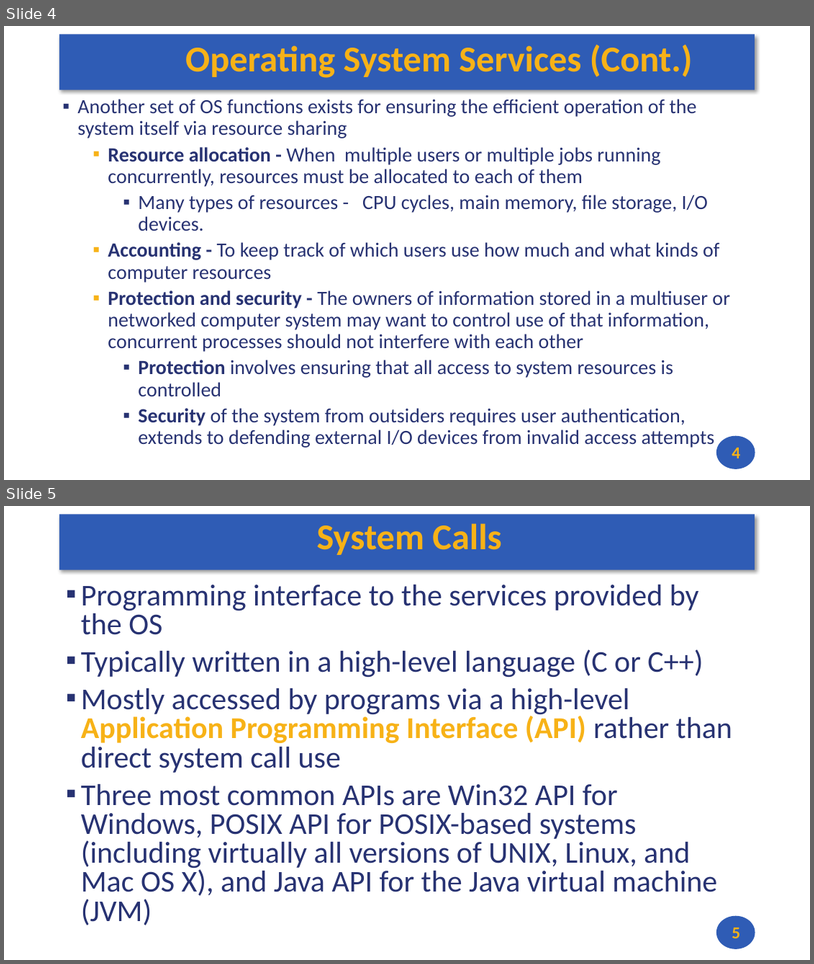
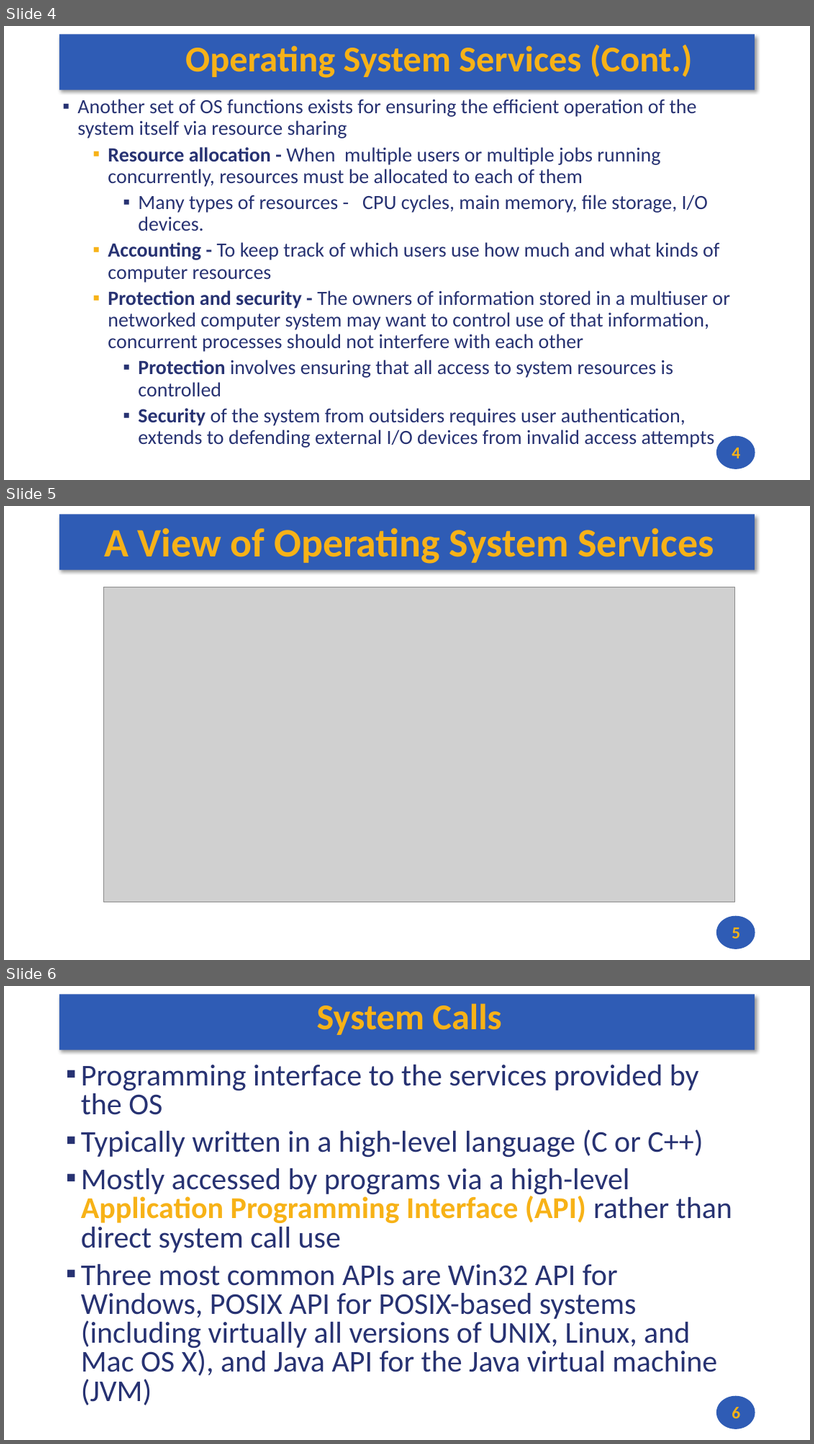
Before and after one commit to andrewt0301/hse-acos-course, a slide deck: docs/part2os/03_SystemCalls/OS_Lecture_03.pptx. Shown one above the other, each under a label of ours: slides 4 and 5 before the commit, slides 4, 5 and 6 after it. The pictures are 814x964 and 814x1444 pixels, drawn with LibreOffice and Linux fonts; fonts in the diff are those of the drawing; grey boxes stand for pictures. Boxes give left, top, right and bottom in pixels: in the first picture for what was removed or moved away, otherwise in the second. Text is boxed around its words. In the diff, an @@ line names an element or a change of style, - is before the commit and + after.

```diff
--- a/docs/part2os/03_SystemCalls/OS_Lecture_03.pptx
+++ b/docs/part2os/03_SystemCalls/OS_Lecture_03.pptx
@@ slide 5 added at <box>4,506,810,960</box>, background #FFFFFF; not listed: 2 template elements that a slide beside it also shows @@
@@ title added at <box>104,528,715,564</box>, 48 pt, text #F7B217, bold @@
+A View of Operating System Services
@@ picture added at <box>104,587,735,902</box> @@
@@ page number added at <box>732,927,741,938</box>, 20 pt, text #F7B217, bold @@
+5
@@ what was slide 5 is now slide 6 @@
@@ page number at <box>732,1406,741,1418</box>: text changed @@
-5
+6
```
Also in this commit, not shown: 1 slide changed, 2 other files.
